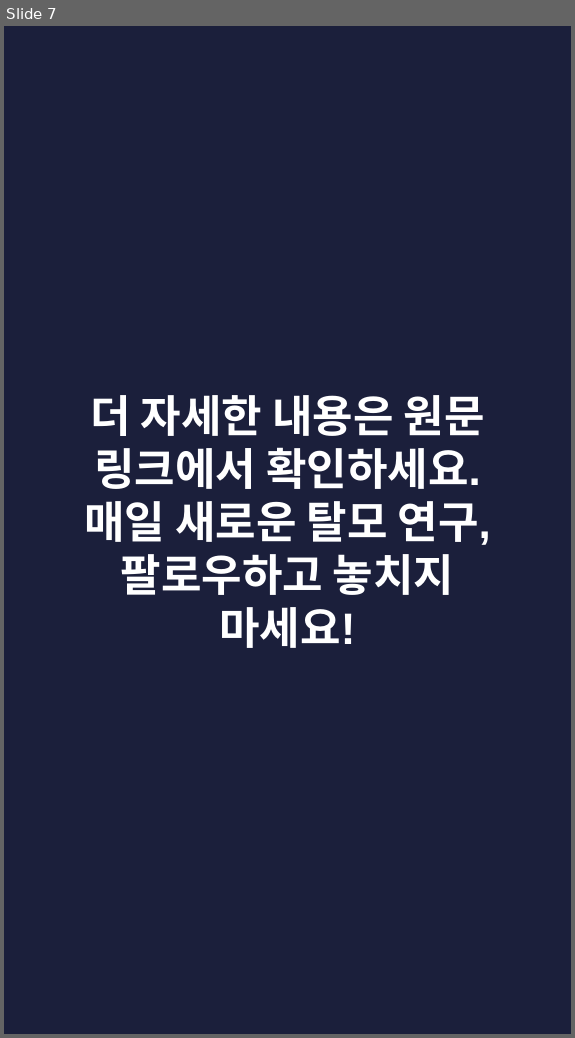
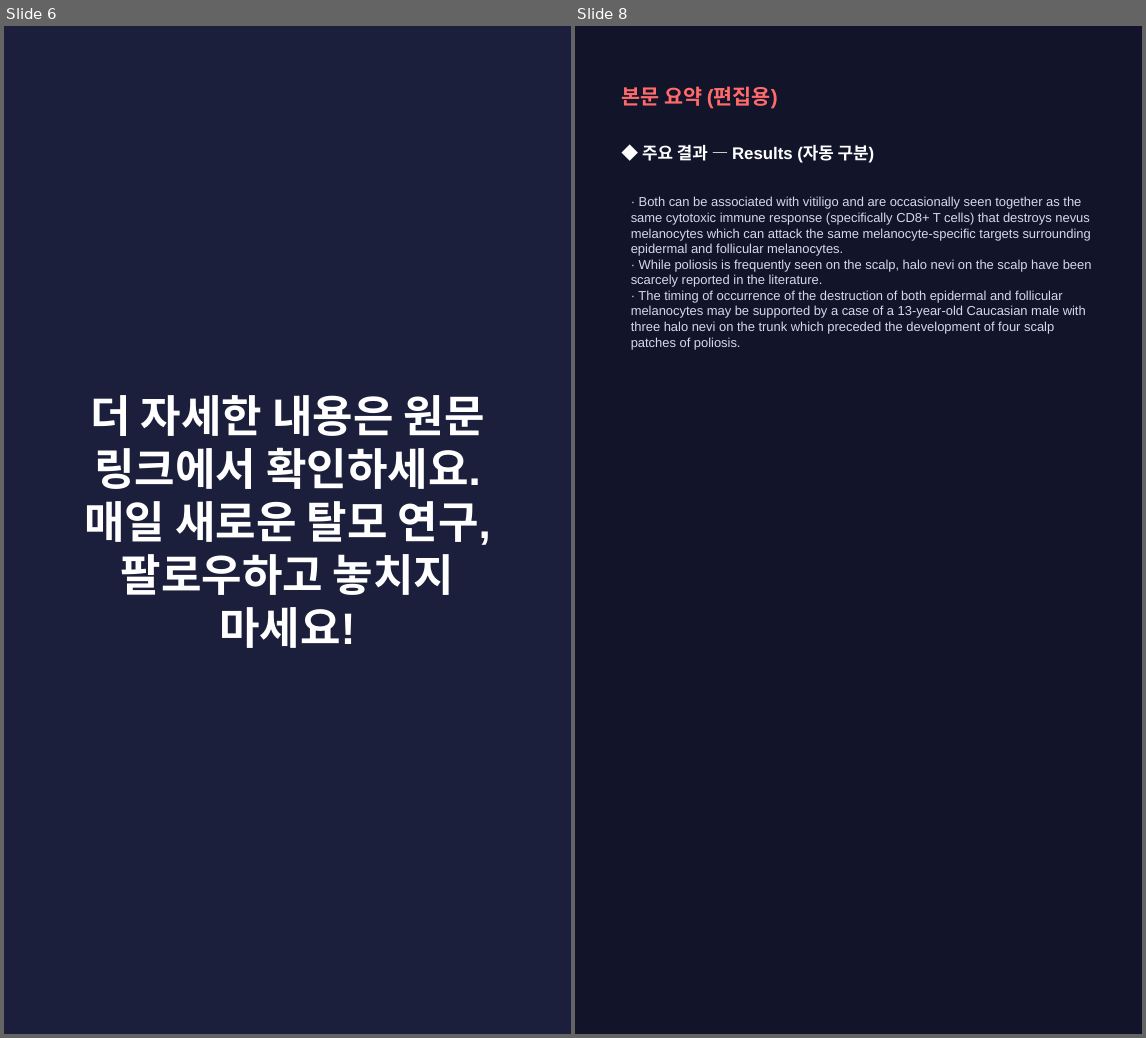
Before and after one commit to hyokang2010-BJ-ANTH/product-builder-test, a slide deck: pwa/data/latest/slides.pptx. Shown side by side, each under a label of ours: slide 7 before the commit, slides 6 and 8 after it; the slides between them are not shown. The pictures are 575x1038 and 1146x1038 pixels, drawn with LibreOffice and Linux fonts; fonts in the diff are those of the drawing. Boxes give left, top, right and bottom in pixels: in the first picture for what was removed or moved away, otherwise in the second. Text is boxed around its words. In the diff, an @@ line names an element or a change of style, - is before the commit and + after.

```diff
--- a/pwa/data/latest/slides.pptx
+++ b/pwa/data/latest/slides.pptx
@@ slide 8 added at (x1=575, y1=26, x2=1142, y2=1034), background #12142A @@
@@ text added at (x1=621, y1=86, x2=778, y2=109), 16 pt, text #FF6B6B, bold @@
+본문 요약 (편집용)
@@ text added at (x1=642, y1=145, x2=874, y2=163), 13 pt, text #FFFFFF, bold @@
+◆ 주요 결과 — Results (자동 구분)
@@ text added at (x1=631, y1=196, x2=1092, y2=349), 10 pt, text #D5D8EA @@
+· Both can be associated with vitiligo and are occasionally seen together as the same cytotoxic immune response (specifically CD8+ T cells) that destroys nevus melanocytes which can attack the same melanocyte-specific targets surrounding epidermal and follicular melanocytes.
+· While poliosis is frequently seen on the scalp, halo nevi on the scalp have been scarcely reported in the literature.
+· The timing of occurrence of the destruction of both epidermal and follicular melanocytes may be supported by a case of a 13-year-old Caucasian male with three halo nevi on the trunk which preceded the development of four scalp patches of poliosis.
@@ what was slide 7 is now slide 6 @@
```
Also in this commit, not shown: 3 slides changed, 3 other slides added, 6 slides removed, 27 other files.
